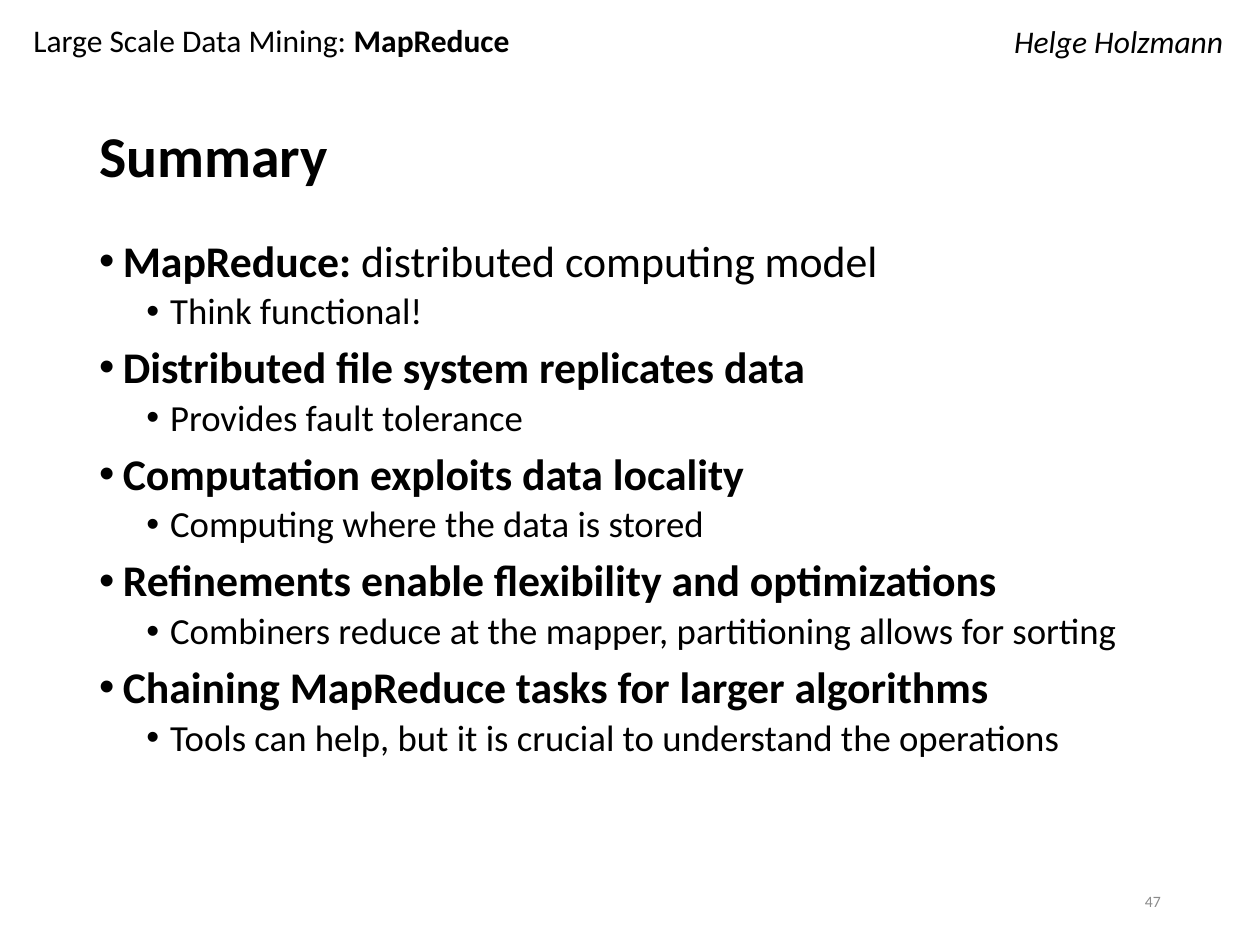
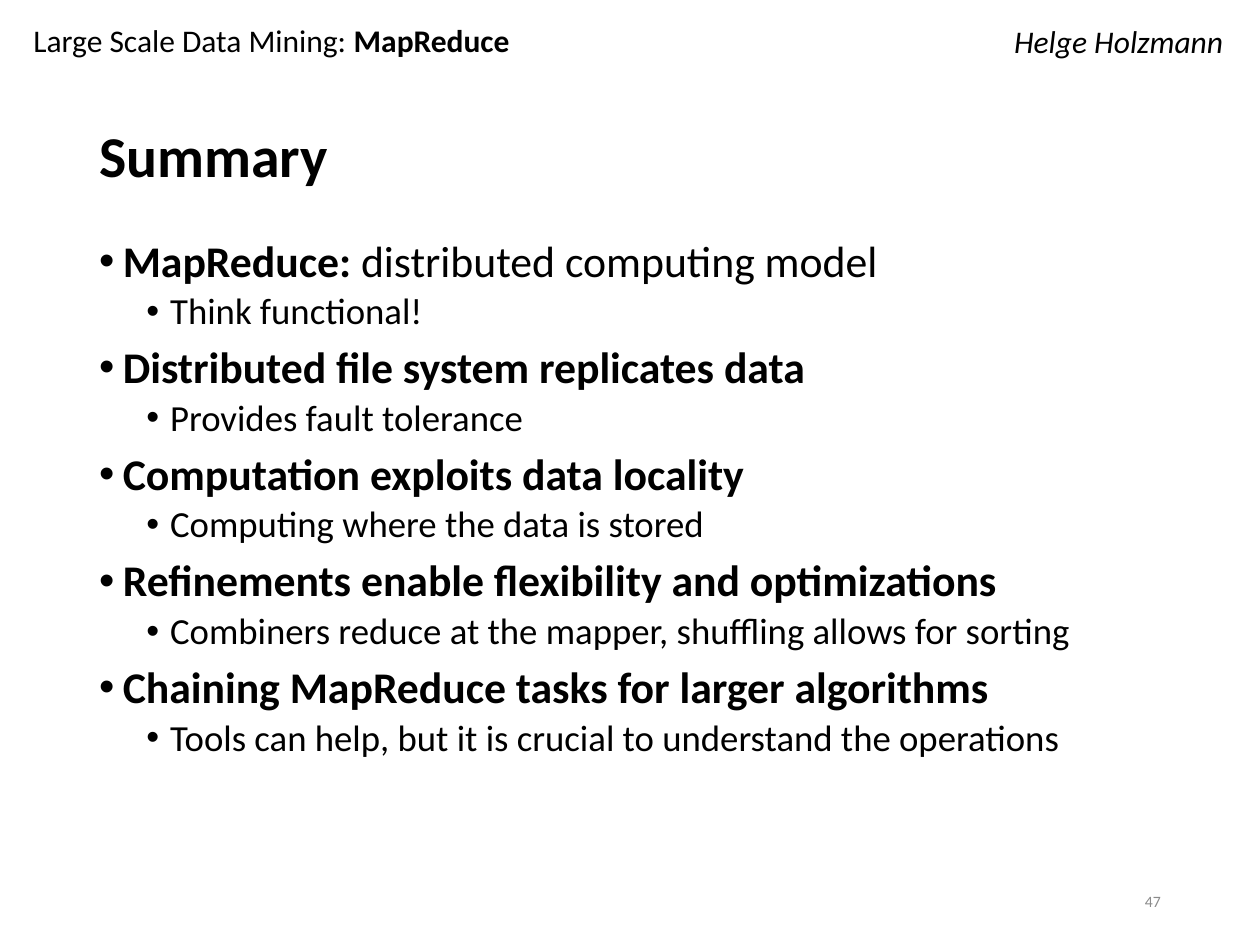
Before and after one commit to helgeho/MapReduceLecture, a slide deck: slide 47 of slides.pptx. Drawn at 1260x945 pixels with LibreOffice and Linux fonts; fonts in the diff are those of the drawing; background and template pictures are left out. Boxes give left, top, right and bottom in pixels: in the first picture for what was removed or moved away, otherwise in the second. Text is boxed around its words. In the diff, an @@ line names an element or a change of style, - is before the commit and + after.

Commit message:
update slides, add readme

```diff
--- a/slides.pptx
+++ b/slides.pptx
@@ text at box(170, 618, 1070, 651): text changed @@
-  • Combiners reduce at the mapper, partitioning allows for sorting
+  • Combiners reduce at the mapper, shuffling allows for sorting
```
Also in this commit, not shown: 2 other files.
